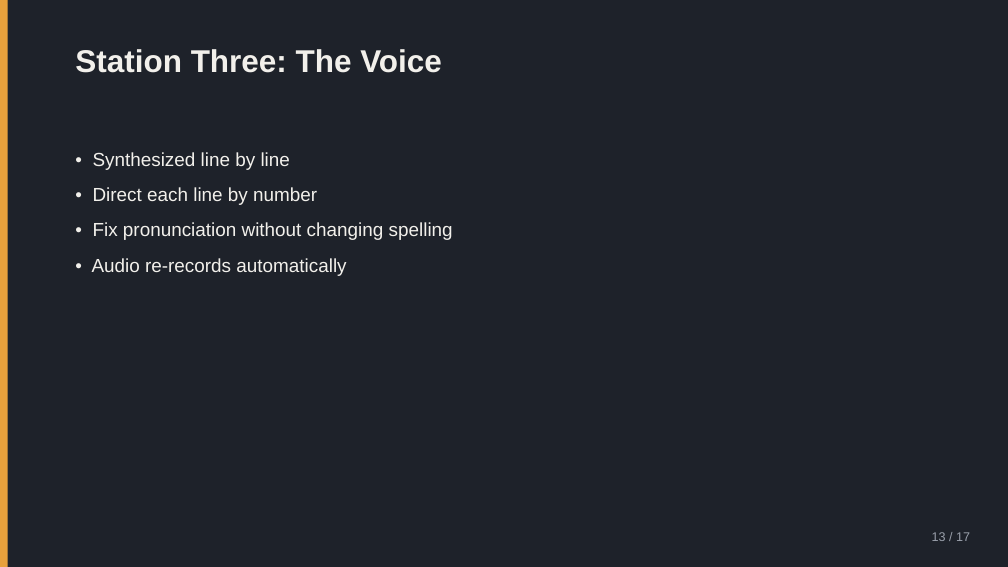
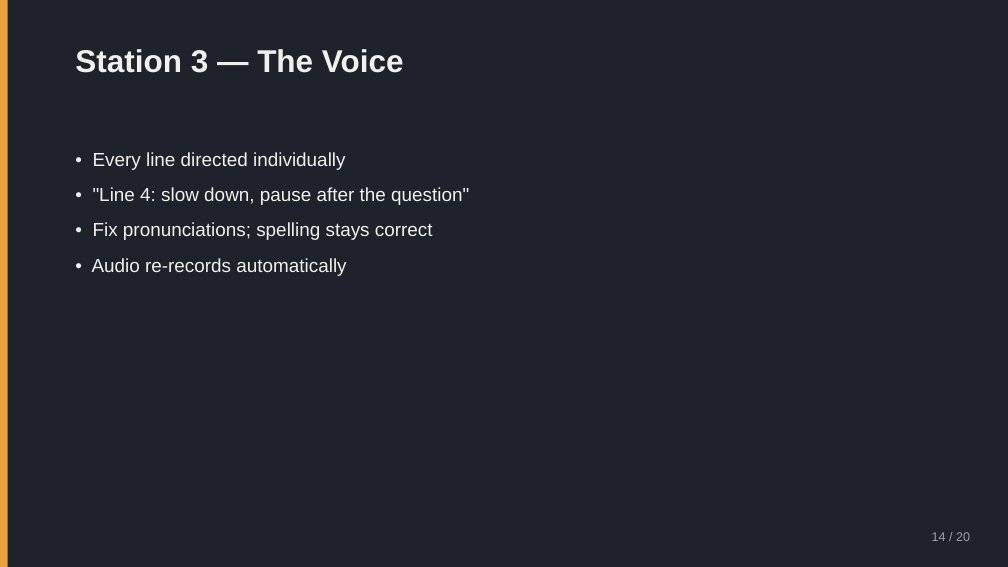
Before and after one commit to nikolaidk/voice, a slide deck: slide 14 of docs/user-guide.pptx (slide 13 before the commit). Drawn at 1008x567 pixels with LibreOffice and Linux fonts; fonts in the diff are those of the drawing. Boxes give left, top, right and bottom in pixels: in the first picture for what was removed or moved away, otherwise in the second. Text is boxed around its words. In the diff, an @@ line names an element or a change of style, - is before the commit and + after.

```diff
--- a/docs/user-guide.pptx
+++ b/docs/user-guide.pptx
@@ text at (x1=75, y1=49, x2=404, y2=73): text changed @@
-Station Three: The Voice
+Station 3 — The Voice
@@ text at (x1=93, y1=152, x2=469, y2=240): text changed @@
-• Synthesized line by line
-• Direct each line by number
-• Fix pronunciation without changing spelling
+• Every line directed individually
+• "Line 4: slow down, pause after the question"
+• Fix pronunciations; spelling stays correct
@@ text at (x1=932, y1=532, x2=970, y2=541): text changed @@
-13 / 17
+14 / 20
```
Also in this commit, not shown: 11 other slides changed, 8 slides added, 5 slides removed, 3 other files.
